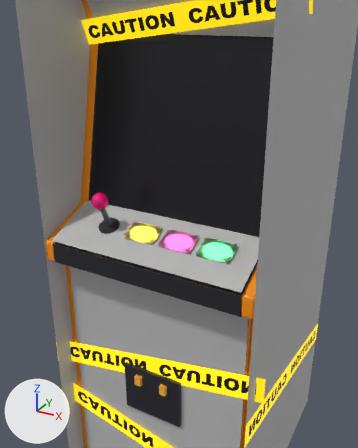
The glTF model pinocab.glb as it was, and as the next commit left it.
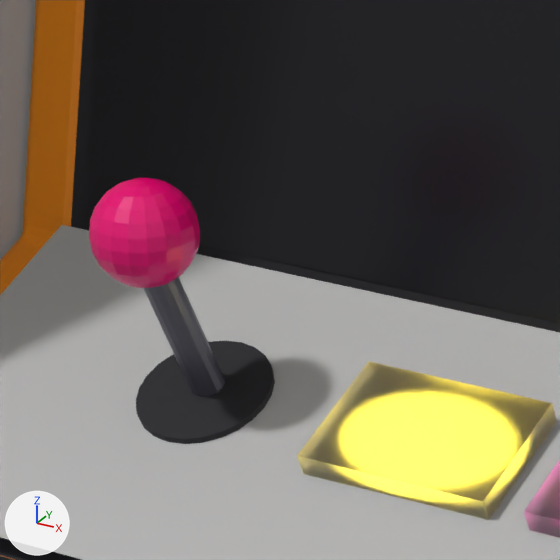
Each version appears first from a 50 mm camera at (0.666, -1.422, 1.65) aimed at (0.027, -0.26, 1.07), and next in a close-up on the part from 22% to 46% of the width and 37% to 56% of the height. Every picture has the same lights, and +X, +Y and +Z are marked at lower left. The last two pictures show the newer version. Where no turn or scale is listed for an object, it has been applied to the vertices.

Before the edit, the objects in view are built like this:
```python
me_art_side_l = bpy.data.meshes.new('art_side_l')
me_art_side_l.from_pydata([(-0.33, -0.44, 1.85), (-0.33, 0.4, 1.85), (-0.33, 0.4, 0.0), (-0.33, -0.44, 0.0)], [], [(0, 1, 2), (0, 2, 3)])
me_art_side_l.materials.append(mat_art_neutral)  # grey #bcbcbc
me_joy_base = bpy.data.meshes.new('joy_base')
me_joy_base.from_pydata(...)  # 48 vertices, 92 faces; spans x -0.032..0.032, y -0.0319..0.0319, z -0.0175..0.0175
me_joy_base.materials.append(mat_front_black)  # black #212127
me_joy_stick = bpy.data.meshes.new('joy_stick')
me_joy_stick.from_pydata(...)  # 32 vertices, 60 faces; spans x -0.008..0.008, y -0.0279..0.0279, z -0.0462..0.0462
me_joy_stick.materials.append(mat_joy_stick)  # dark grey #595965
ob_art_side_l = bpy.data.objects.new('art_side_l', me_art_side_l)
ob_art_side_l.location = (0.0, 0.0, 0.0)
ob_joy_base = bpy.data.objects.new('joy_base', me_joy_base)
ob_joy_base.location = (-0.16, -0.3453, 1.0539)
ob_joy_stick = bpy.data.objects.new('joy_stick', me_joy_stick)
ob_joy_stick.location = (-0.16, -0.3638, 1.1003)
# also in view: 'screen_bezel' at (0.0, -0.21, 1.33); 'joy_ball' at (-0.16, -0.382, 1.147); 'btn_1' at (0.075, -0.345, 1.054); 'art_deck' at (0.0, -0.357, 1.052); 'monitor' at (0.0, -0.211, 1.335)
```
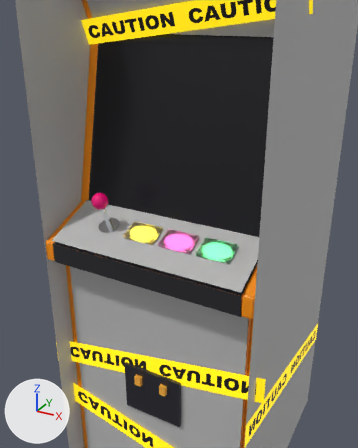
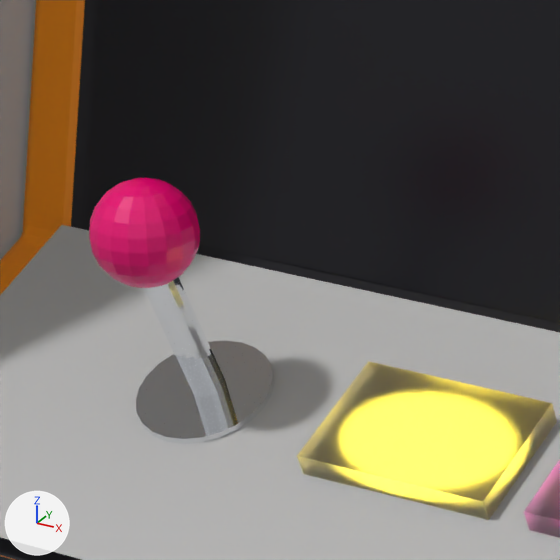
The change, as a diff of the scene's bpy script:
```diff
--- a/pinocab.glb.py
+++ b/pinocab.glb.py
@@ mat_chrome @@
+mat_chrome = principled_material('chrome')
+mat_chrome.base_color = (0.88, 0.9, 0.93)  # white #f1f3f7
+mat_chrome.metallic = 1.0
+mat_chrome.roughness = 0.07
@@ me_joy_base @@
 me_joy_base.from_pydata(...)  # 48 vertices, 92 faces; spans x -0.032..0.032, y -0.0319..0.0319, z -0.0175..0.0175
-me_joy_base.materials.append(mat_front_black)  # black #212127
+me_joy_base.materials.append(mat_chrome)  # white #f1f3f7
@@ me_joy_stick @@
 me_joy_stick.from_pydata(...)  # 32 vertices, 60 faces; spans x -0.008..0.008, y -0.0279..0.0279, z -0.0462..0.0462
-me_joy_stick.materials.append(mat_joy_stick)  # dark grey #595965
+me_joy_stick.materials.append(mat_chrome)  # white #f1f3f7
```

Pixel boxes (x1, y1, x2, y2) of what changed, in the close-ups (560 x 560 px):
'joy_base', recoloured (black to white): (136, 341, 275, 444) in both
'joy_stick', recoloured (dark grey to white): (143, 277, 225, 397) in both
